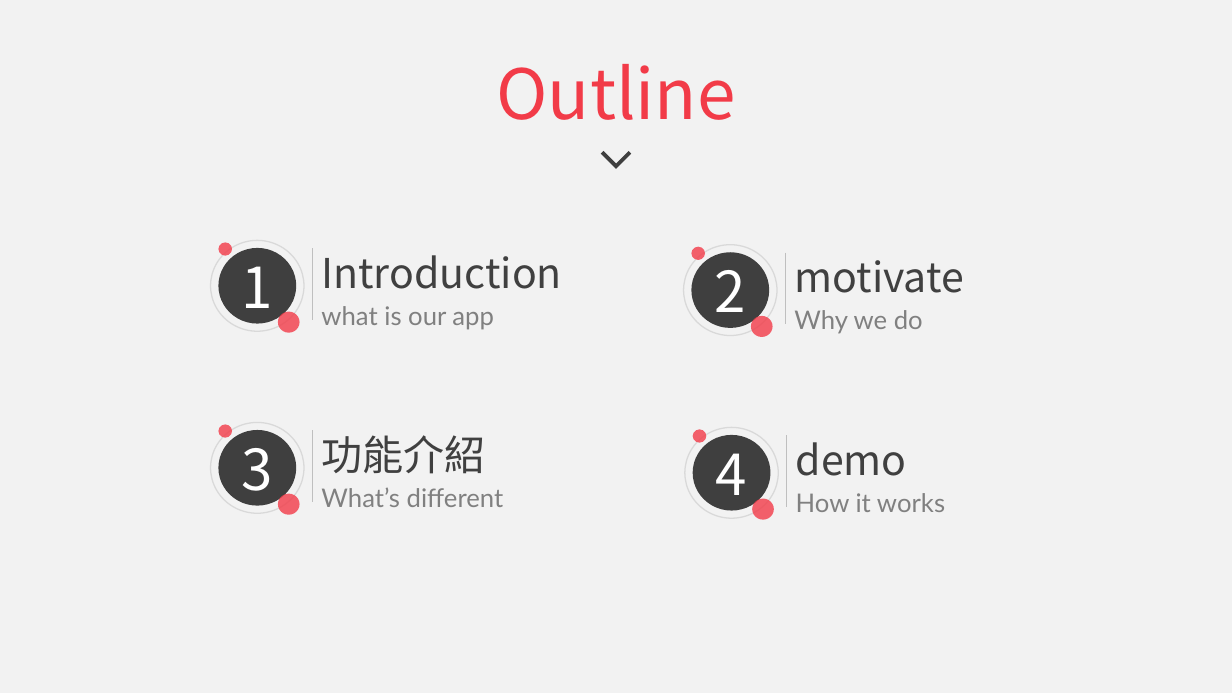
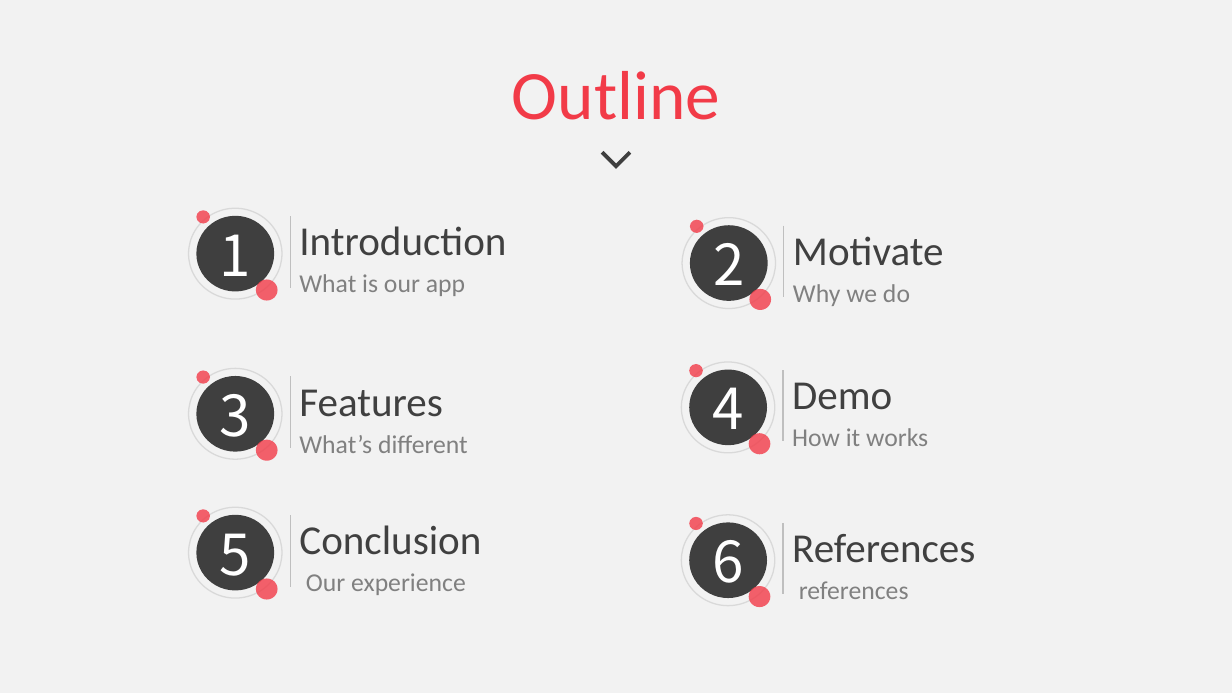
Before and after one commit to bennytzang-ntut109368085/OS_final_student-assistant, a slide deck: slide 2 of operating_system final project.pptx. Drawn at 1232x693 pixels with LibreOffice and Linux fonts; fonts in the diff are those of the drawing. Boxes give left, top, right and bottom in pixels: in the first picture for what was removed or moved away, otherwise in the second. Text is boxed around its words. In the diff, an @@ line names an element or a change of style, - is before the commit and + after.

```diff
--- a/operating_system final project.pptx
+++ b/operating_system final project.pptx
@@ text "Outline" at (512, 71, 720, 120): font Noto Sans CJK SC to Calibri @@
@@ text "Introduction" at (299, 226, 506, 256): font Noto Sans CJK SC to Calibri @@
@@ text "Introduction": place and size @@
-text "Introduction" at (321, 255, 562, 289)
+text "Introduction" at (299, 226, 506, 256)
@@ line moved from (312, 249) - (312, 320) to (290, 216) - (290, 287) @@
@@ 4 ellipses, 1 line: place and size @@
-4 ellipses, 1 line at (684, 245, 786, 337)
+4 ellipses, 1 line at (682, 218, 784, 311)
@@ text at (793, 236, 944, 266): text changed; font Noto Sans CJK SC to Calibri @@
-motivate
+Motivate
@@ 4 ellipses: place and size @@
-4 ellipses at (211, 240, 304, 333)
+4 ellipses at (189, 208, 282, 300)
@@ text at (299, 274, 465, 296): text changed; font Lato to Calibri @@
-what is our app
+What is our app
@@ text "Why we do": place and size @@
-text "Why we do" at (794, 310, 923, 334)
+text "Why we do" at (793, 284, 910, 306)
@@ 4 ellipses, 1 line: place and size @@
-4 ellipses, 1 line at (211, 422, 312, 515)
+4 ellipses, 1 line at (189, 369, 290, 461)
@@ text at (299, 389, 443, 417): text changed; font Noto Sans CJK SC to Calibri @@
-功能介紹
+Features
@@ 4 ellipses, 1 line: place and size @@
-4 ellipses, 1 line at (685, 428, 787, 520)
+4 ellipses, 1 line at (681, 362, 784, 455)
@@ text at (792, 382, 892, 410): text changed; font Noto Sans CJK SC to Calibri @@
-demo
+Demo
@@ font Lato to Calibri in 3 elements at (793, 284, 910, 306), (299, 435, 468, 453), (792, 428, 928, 446) @@
@@ text "How it works": place and size @@
-text "How it works" at (796, 493, 945, 512)
+text "How it works" at (792, 428, 928, 446)
@@ text "What’s different": place and size @@
-text "What’s different" at (321, 488, 504, 507)
+text "What’s different" at (299, 435, 468, 453)
@@ group added at (189, 507, 481, 600): 4 ellipses, 2 texts, 1 line @@
+5
+Conclusion
+Our experience
@@ group added at (681, 515, 975, 607): 4 ellipses, 2 texts, 1 line @@
+6
+References
+references
```
Also in this commit, not shown: 14 other slides changed, 5 slides added, 7 other files.
